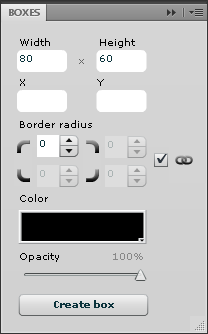
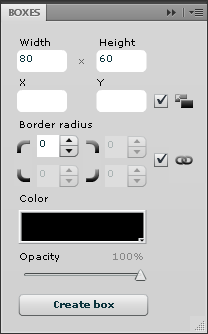
Before/after of a w=208, h=334 layered artwork. What changed in the layer stack:
added layer "Layer 4" above "Vector Smart Object" over (x1=175, y1=94, x2=193, y2=108)
painted on "Layer 1" over (x1=154, y1=94, x2=168, y2=108)
